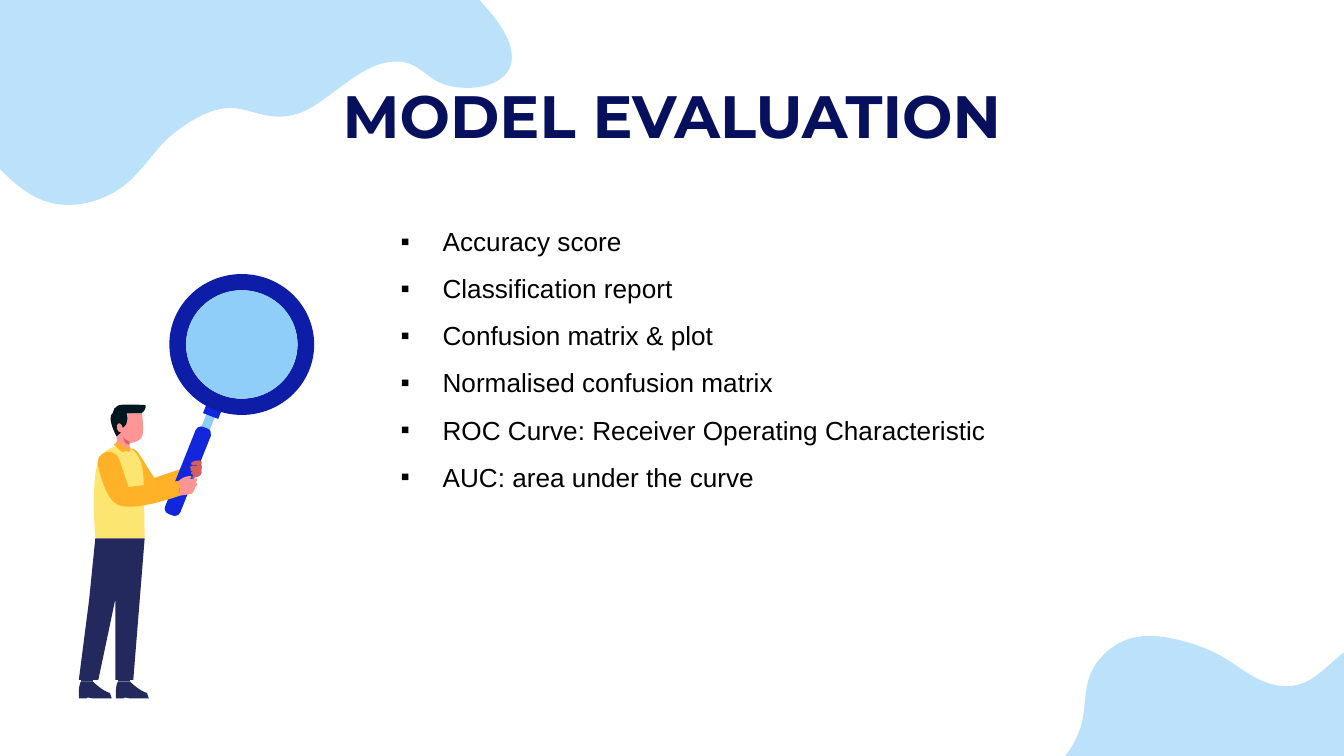
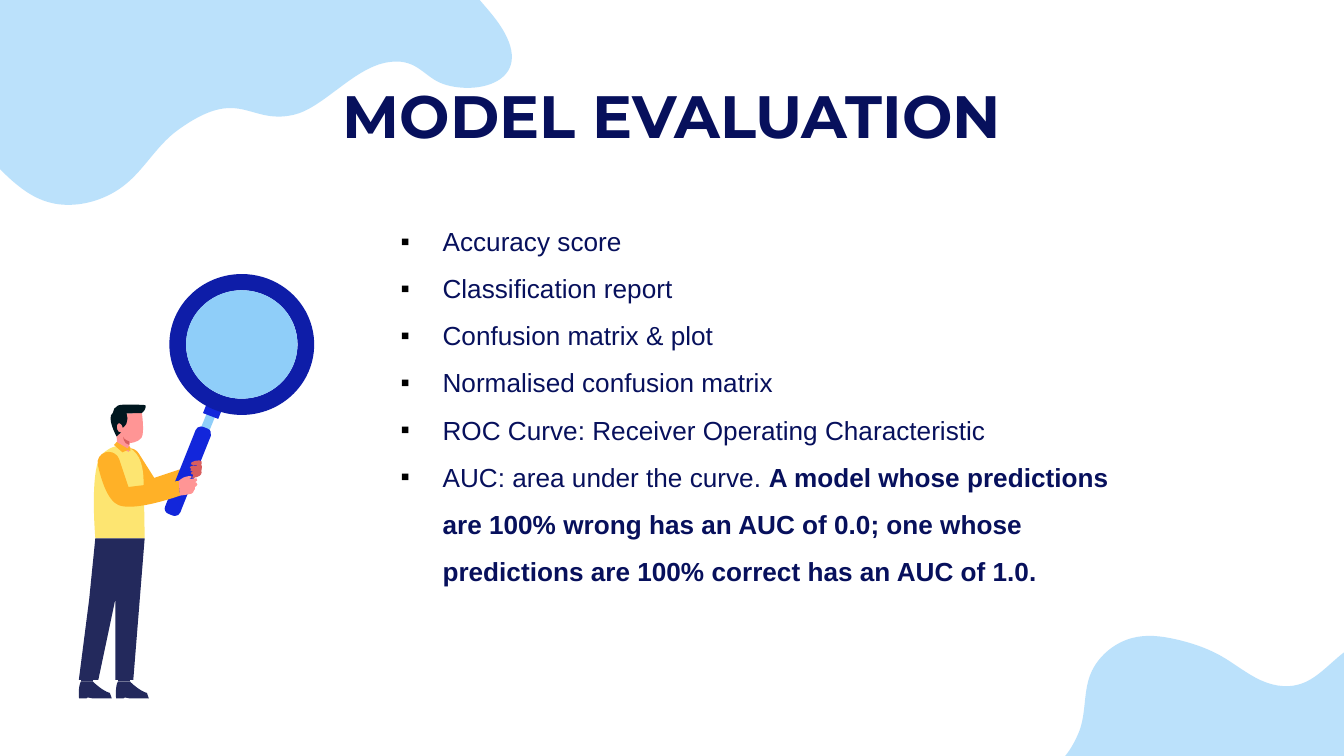
Before and after one commit to muhasenulhaque/Project-2-Machine-Learning-and-Algo-Trading, a slide deck: slide 15 of Presentation/FX_Master_Project_Presentation.pptx. Drawn at 1344x756 pixels with LibreOffice and Linux fonts; fonts in the diff are those of the drawing. Boxes give left, top, right and bottom in pixels: in the first picture for what was removed or moved away, otherwise in the second. Text is boxed around its words. In the diff, an @@ line names an element or a change of style, - is before the commit and + after.

```diff
--- a/Presentation/FX_Master_Project_Presentation.pptx
+++ b/Presentation/FX_Master_Project_Presentation.pptx
@@ text at (443, 233, 985, 445): text colour #000000 to #07105C in "Accuracy score", "Classification report", "Confusion matrix & plot", "Normalised confusion matrix" and 1 more places @@
@@ text at (443, 468, 1108, 586): text changed; text colour #000000 to #07105C; bold on @@
-▪ AUC: area under the curve
+▪ AUC: area under the curve. A model whose predictions are 100% wrong has an AUC of 0.0; one whose predictions are 100% correct has an AUC of 1.0.
```
Also in this commit, not shown: 8 other slides changed, 5 slides added, 4 slides removed, 13 other files.
